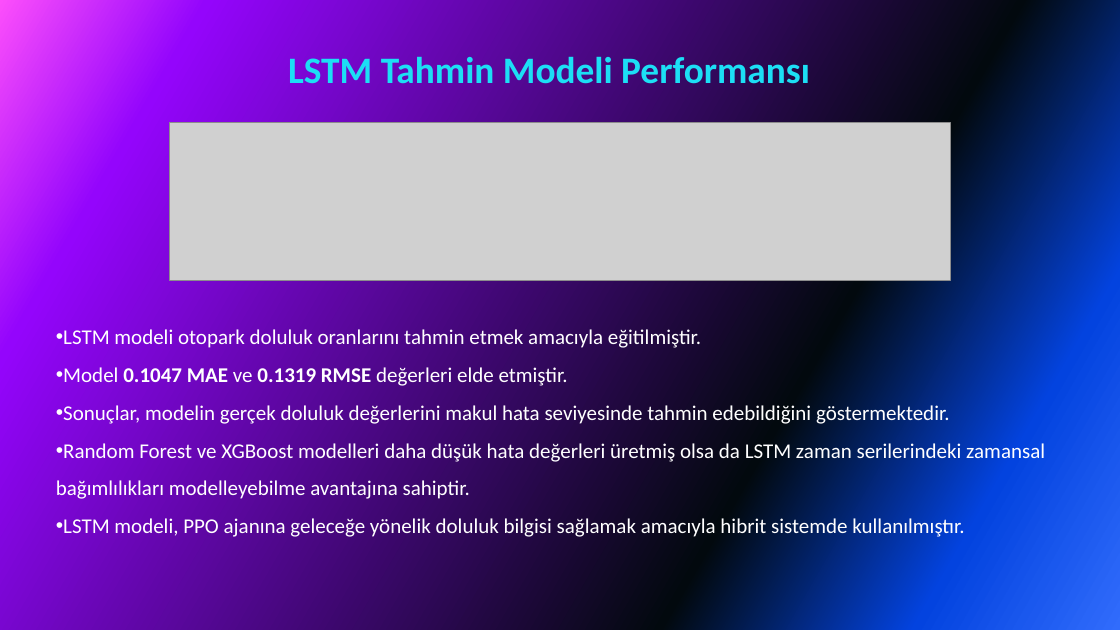
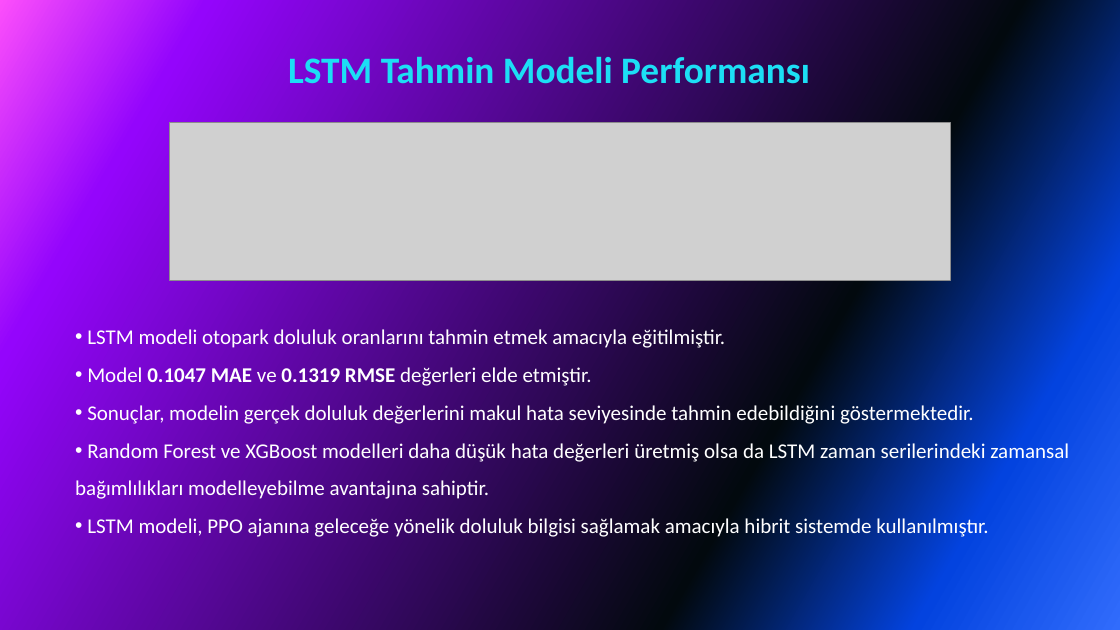
Before and after one commit to Yapay-Sinir-Aglari-Proje/Akilli_Park, a slide deck: slide 28 of AKILLI PARK SUNUM (01.06.2026).pptx. Drawn at 1120x630 pixels with LibreOffice and Linux fonts; fonts in the diff are those of the drawing; grey boxes stand for pictures. Boxes give left, top, right and bottom in pixels: in the first picture for what was removed or moved away, otherwise in the second. Text is boxed around its words. In the diff, an @@ line names an element or a change of style, - is before the commit and + after.

```diff
--- a/AKILLI PARK SUNUM (01.06.2026).pptx
+++ b/AKILLI PARK SUNUM (01.06.2026).pptx
@@ text "LSTM modeli otopark doluluk oranlarını ..." rewrapped from box(56, 329, 1045, 540) to box(75, 329, 1069, 540) @@
```
Also in this commit, not shown: 22 other slides changed.
